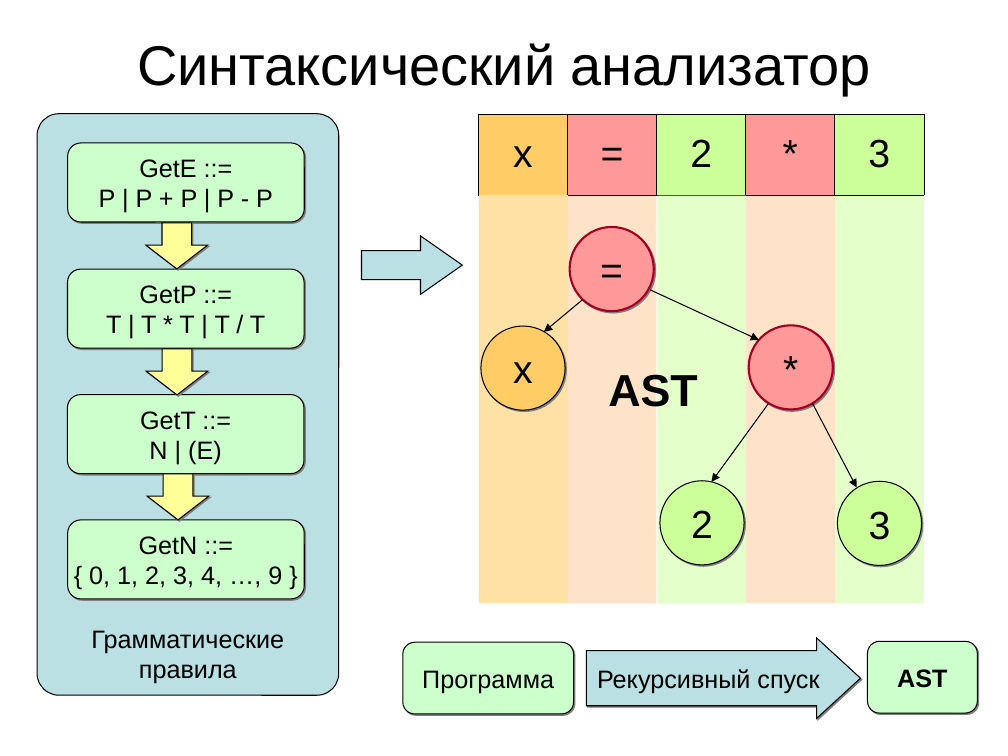
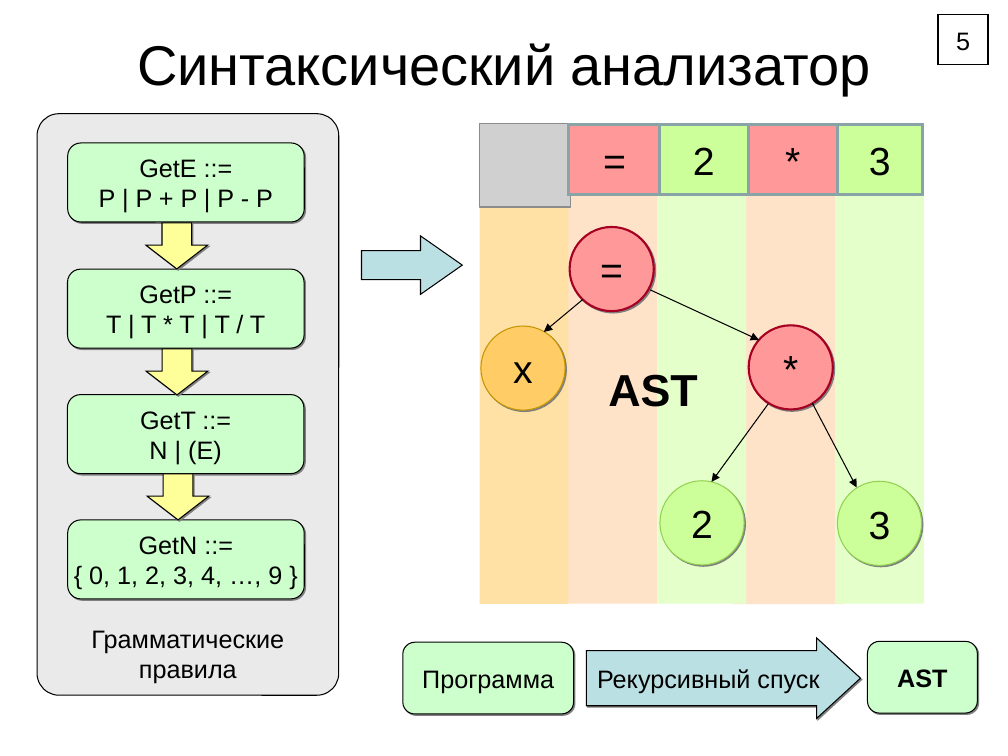
Before and after one commit to Klesomik/Compiler, a slide deck: slide 5 of Compiler/Theory/Report.ppt (slide 7 before the commit). Drawn at 1008x756 pixels with LibreOffice and Linux fonts; fonts in the diff are those of the drawing; grey boxes stand for pictures. Boxes give left, top, right and bottom in pixels: in the first picture for what was removed or moved away, otherwise in the second. Text is boxed around its words. In the diff, an @@ line names an element or a change of style, - is before the commit and + after.

```diff
--- a/Compiler/Theory/Report.ppt
+++ b/Compiler/Theory/Report.ppt
@@ rectangle added at (938,15,989,66), fill #FFFFFF, outline #000000 0.74 pt, 18 pt, text #000000 @@
+5
@@ freeform shape "Грамматические правила" at (37,114,339,696): fill #BBE0E3 to #EAEAEA @@
@@ table removed at (479,115,922,196), 1 rows, 5 columns @@
-x | = | 2 | * | 3
@@ picture added at (480,123,571,207) @@
@@ rectangle added at (569,125,661,195), fill #FF9999, outline #89A4A7 2.01 pt, 28 pt, text #000000 @@
+=
@@ rectangle added at (659,125,748,195), fill #CCFF99, outline #89A4A7 2.01 pt, 28 pt, text #000000 @@
+2
@@ rectangle added at (748,125,837,195), fill #FF9999, outline #89A4A7 2.01 pt, 28 pt, text #000000 @@
+*
@@ rectangle added at (838,125,923,195), fill #CCFF99, outline #89A4A7 2.01 pt, 28 pt, text #000000 @@
+3
@@ rectangle removed at (568,196,656,604) @@
@@ rectangle: place and size @@
-rectangle at (733,195,845,603)
+rectangle at (569,196,657,604)
@@ rectangle: place and size @@
-rectangle at (835,195,923,603)
+rectangle at (733,197,845,605)
@@ rectangle at (733,197,845,605): fill #E4FFC9 to #FFE3C9 @@
@@ rectangle added at (835,196,923,604), fill #E4FFC9 @@
@@ ellipse "x" at (481,326,565,410): outline #000000 0.74 pt to #C49500 0.74 pt @@
@@ ellipse "2" at (660,481,745,565): outline #000000 0.74 pt to #92D050 0.74 pt @@
@@ ellipse "3" at (838,481,922,565): outline #000000 0.74 pt to #92D050 0.74 pt @@
```
Also in this commit, not shown: 6 other slides changed, 5 slides added, 5 slides removed, 19 other files.
